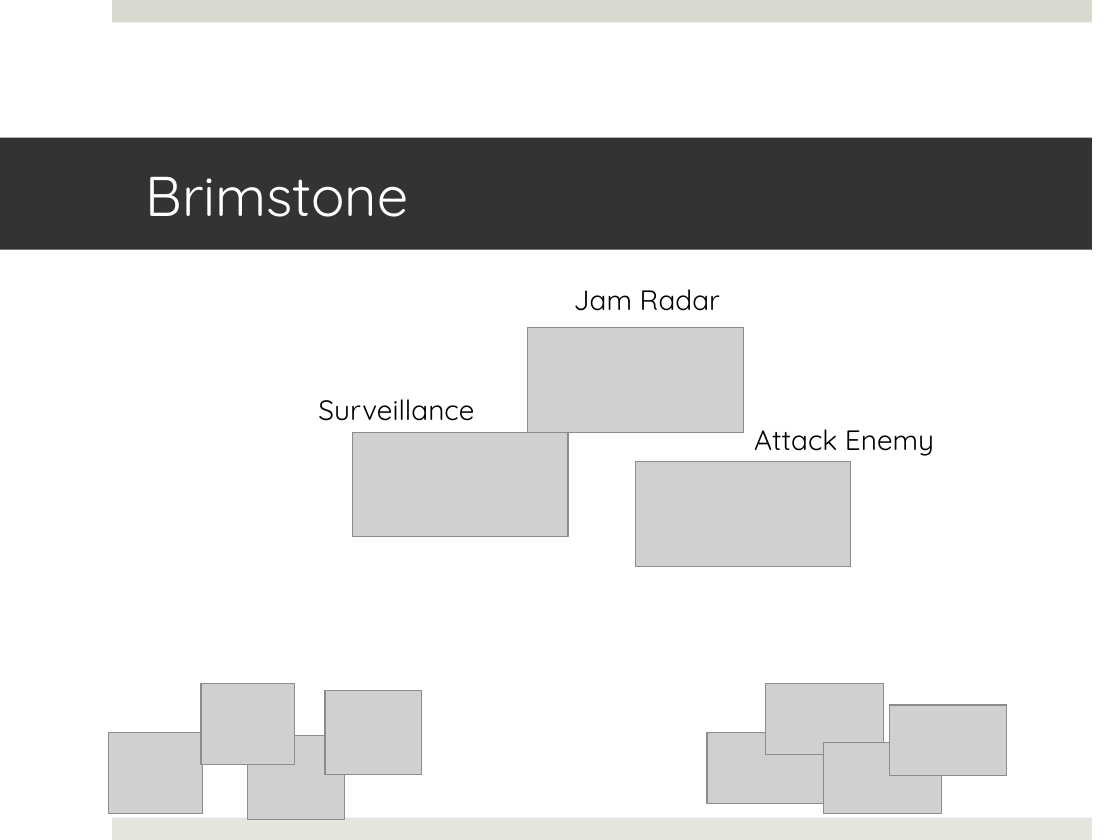
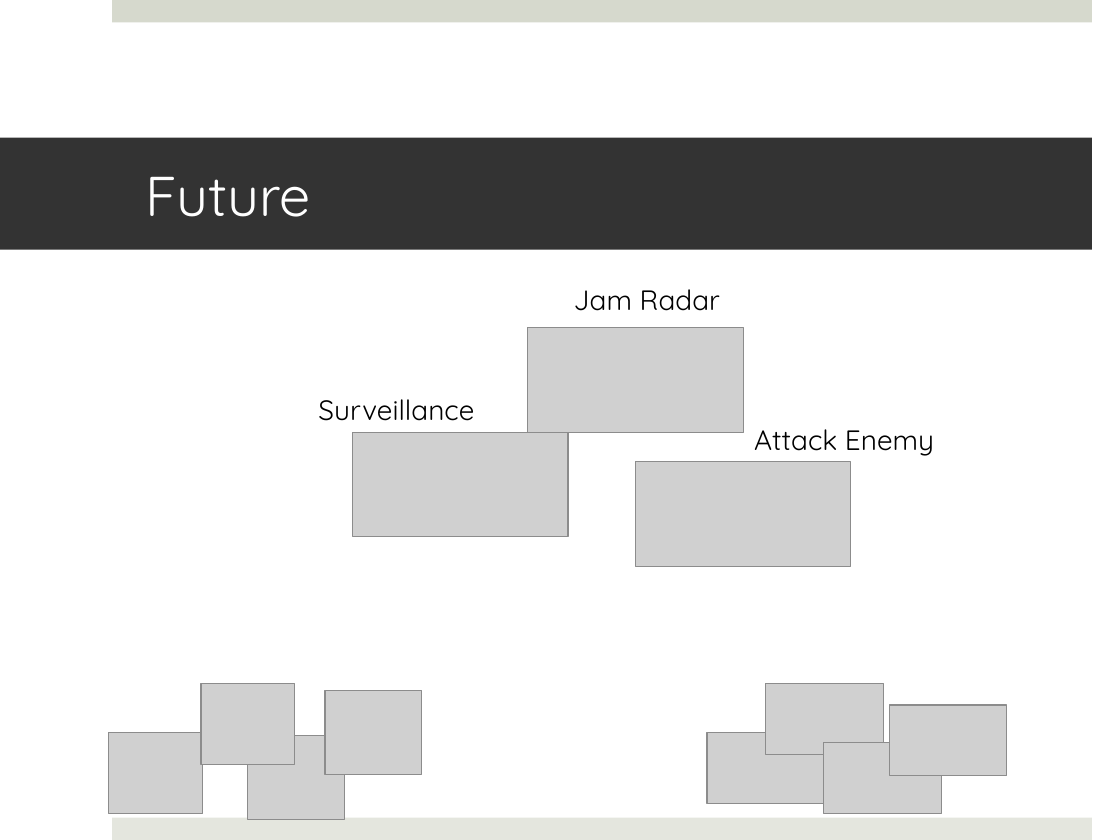
Before and after one commit to a-forty-two/Craft-Repo, a slide deck: slide 6 of artificial_intelligence/final_project/csc_480_final_presentation.pptx. Drawn at 1120x840 pixels with LibreOffice and Linux fonts; fonts in the diff are those of the drawing; grey boxes stand for pictures. Boxes give left, top, right and bottom in pixels: in the first picture for what was removed or moved away, otherwise in the second. Text is boxed around its words. In the diff, an @@ line names an element or a change of style, - is before the commit and + after.

```diff
--- a/artificial_intelligence/final_project/csc_480_final_presentation.pptx
+++ b/artificial_intelligence/final_project/csc_480_final_presentation.pptx
@@ title at <box>146,176,311,217</box>: text changed @@
-Brimstone
+Future
```
Also in this commit, not shown: 1 other slide changed, 3 other files.
